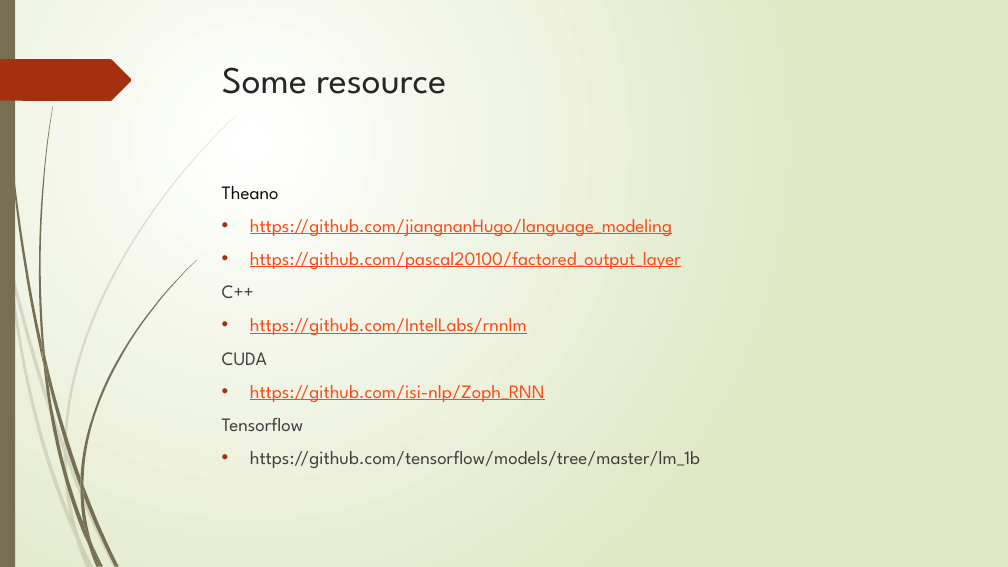
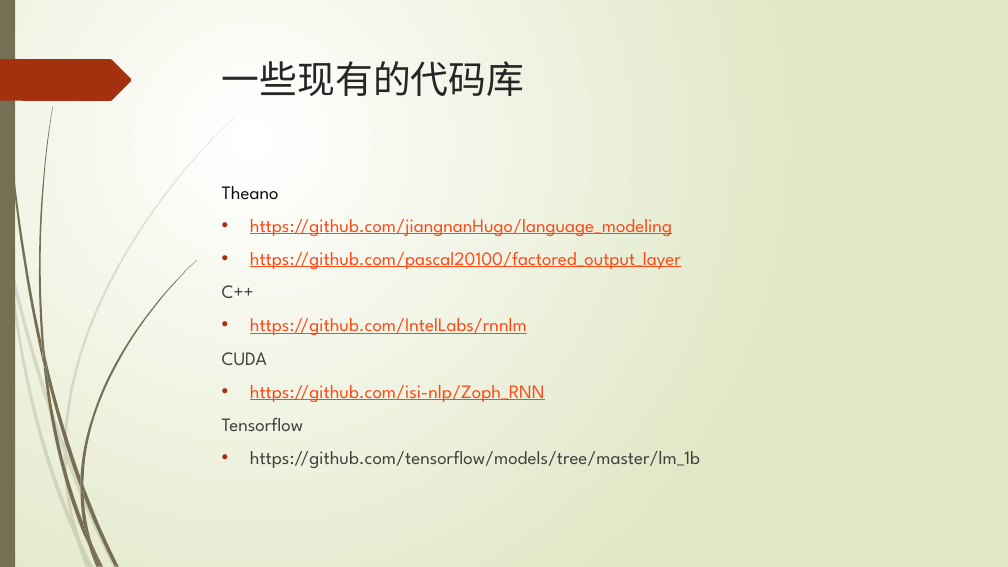
Before and after one commit to jiangnanhugo/Graduate_Design, a slide deck: slide 21 of 开题报告.pptx (slide 23 before the commit). Drawn at 1008x567 pixels with LibreOffice and Linux fonts; fonts in the diff are those of the drawing. Boxes give left, top, right and bottom in pixels: in the first picture for what was removed or moved away, otherwise in the second. Text is boxed around its words. In the diff, an @@ line names an element or a change of style, - is before the commit and + after.

```diff
--- a/开题报告.pptx
+++ b/开题报告.pptx
@@ title at (222,61,524,96): text changed @@
-Some resource
+一些现有的代码库
```
Also in this commit, not shown: 16 other slides changed, 1 slide added, 3 slides removed, 14 other files.
